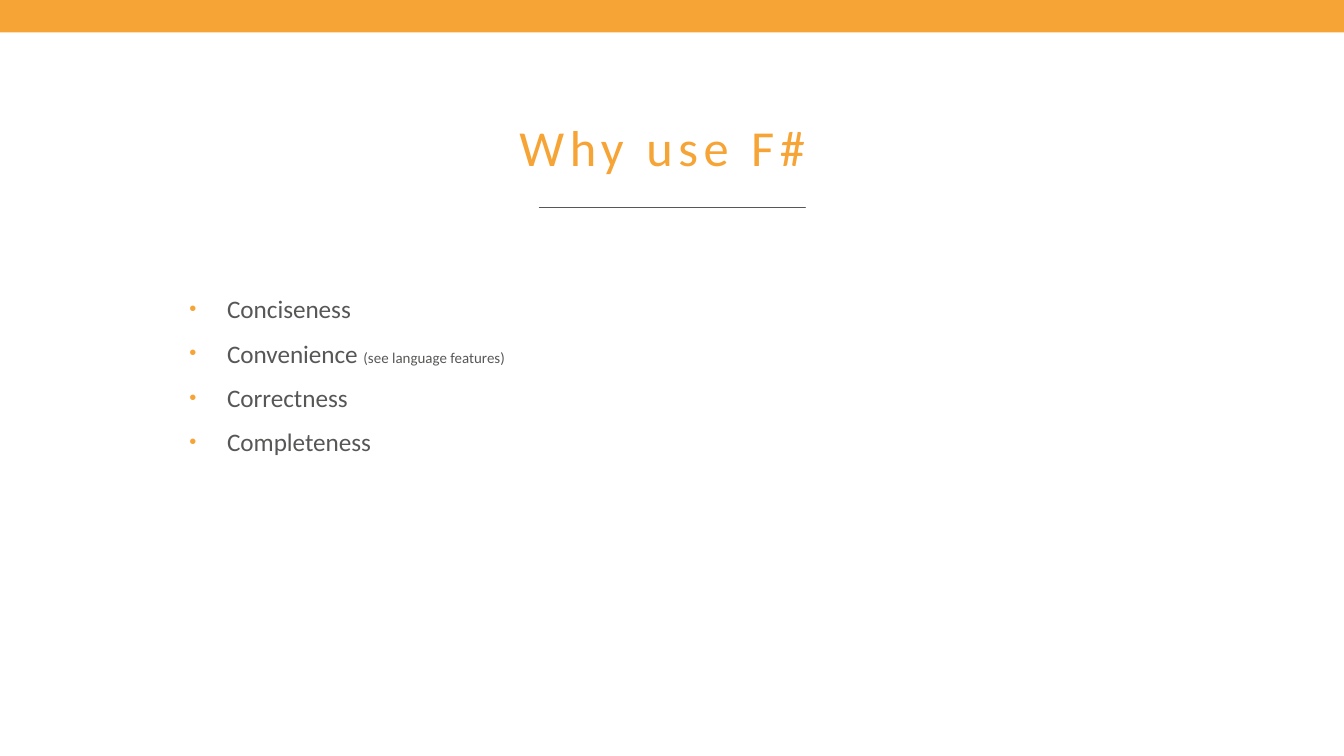
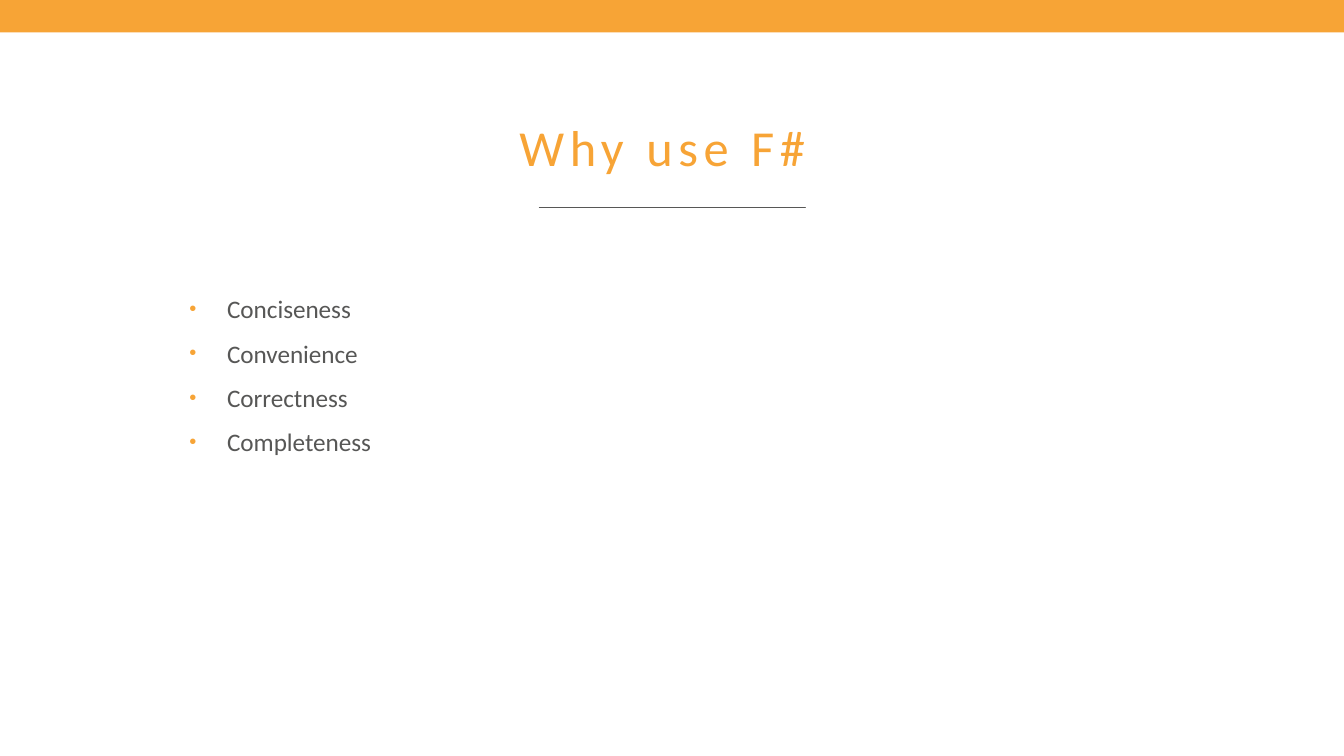
Before and after one commit to nojaf/presentations, a slide deck: slide 6 of fsharp-introduction/FSharpForWeb.pptx. Drawn at 1344x756 pixels with LibreOffice and Linux fonts; fonts in the diff are those of the drawing; background and template pictures are left out. Boxes give left, top, right and bottom in pixels: in the first picture for what was removed or moved away, otherwise in the second. Text is boxed around its words. In the diff, an @@ line names an element or a change of style, - is before the commit and + after.

```diff
--- a/fsharp-introduction/FSharpForWeb.pptx
+++ b/fsharp-introduction/FSharpForWeb.pptx
@@ text at <box>227,346,358,363</box>: text changed; size 8 to 13.5 pt @@
-• Convenience (see language features)
+• Convenience
```
Also in this commit, not shown: 4 other slides changed, 8 slides added.
